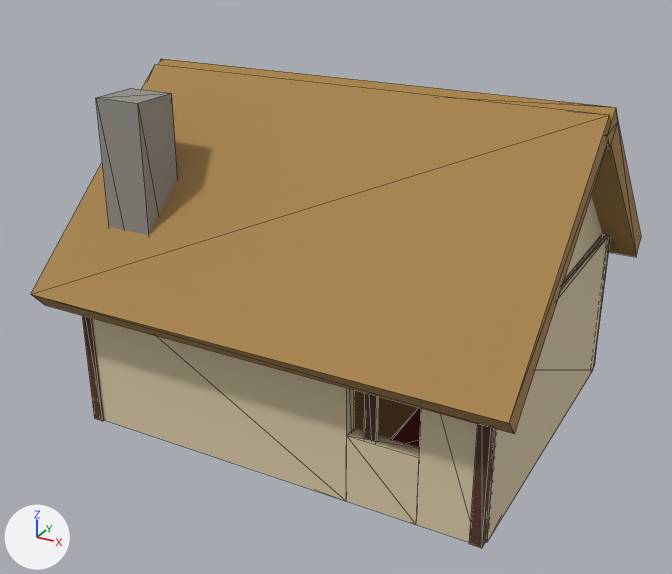
Before and after pictures for a commit that changed the glTF model assets/models/house.glb.
One viewpoint serves both versions: a 50 mm lens placed at (5.92, -11.45, 7.44), pointed at (-0.24, -0.26, 1.85). Arrows for +X, +Y and +Z are at lower left; the lights stay in place. The picture after the commit comes second. Mesh edges are drawn as thin lines. Where no turn or scale is listed for an object, it has been applied to the vertices. Vertices at exactly the same position are counted once.

Objects in the first picture: 'floor', 'house'.
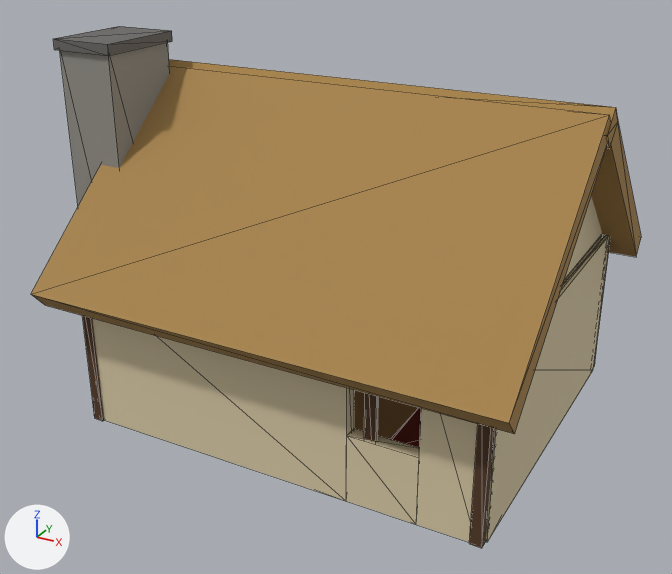
Pixel boxes (x1, y1, x2, y2) of what changed, in the pictures (672 x 574 px):
```json
{"object": "house", "change": "reshaped", "before": [31, 59, 641, 548], "after": [31, 26, 641, 548], "on screen": "7% taller"}
{"part": 1, "of": "me_cube_001", "change": "added", "after": [60, 42, 170, 206]}
{"part": 2, "of": "me_cube_001", "change": "added", "after": [53, 26, 172, 55]}
{"part": 3, "of": "me_cube_001", "change": "deleted", "before": [96, 88, 178, 235]}
```

The change, as JSON lines over the scene's bpy script:
```json
{"op": "add", "block": "mat_hearth", "code": ["mat_hearth = principled_material('hearth')", "mat_hearth.base_color = (0.0509, 0.0397, 0.0331)  # dark grey #403833", "mat_hearth.roughness = 0.9"]}
{"block": "me_cube_001", "where": "# used by ob_house; location = (-1.77, 2.5, 1.2)"}
{"op": "remove", "block": "me_cube_001", "code": "me_cube_001.from_pydata(...)  # 564 vertices, 882 faces; spans x -1.7..5.25, y -5.68..0.95, z -1.2..3.7"}
{"op": "add", "block": "me_cube_001", "code": "me_cube_001.from_pydata(...)  # 608 vertices, 946 faces; spans x -2.27..5.25, y -5.68..0.95, z -1.2..4.18"}
{"block": "me_cube_001", "change": "me_cube_001 part 1: a new loose piece, a box spanning x -2.22..-1.32, y -4.05..-2.75, z -1.2..4.1, in mat_stone (grey #94918a)"}
{"block": "me_cube_001", "change": "me_cube_001 part 2: a new loose piece, a box spanning x -2.27..-1.27, y -4.1..-2.7, z 4.03..4.18, in mat_stone_dark (dark grey #6b6966)"}
{"block": "me_cube_001", "change": "me_cube_001 part 3: the loose piece of 8 vertices spanning x -0.97..-0.28, y -4.75..-4.05, z -1.2..3.6 is deleted"}
{"block": "me_cube_001", "change": "other edits to the shape of me_cube_001 do not show in these pictures"}
{"op": "remove", "block": "me_cube_001", "code": "me_cube_001.materials.append(mat_ember_emit)  # orange #f27326, glowing orange #ff7929"}
{"op": "add", "block": "me_cube_001", "code": "me_cube_001.materials.append(mat_hearth)  # dark grey #403833"}
```
